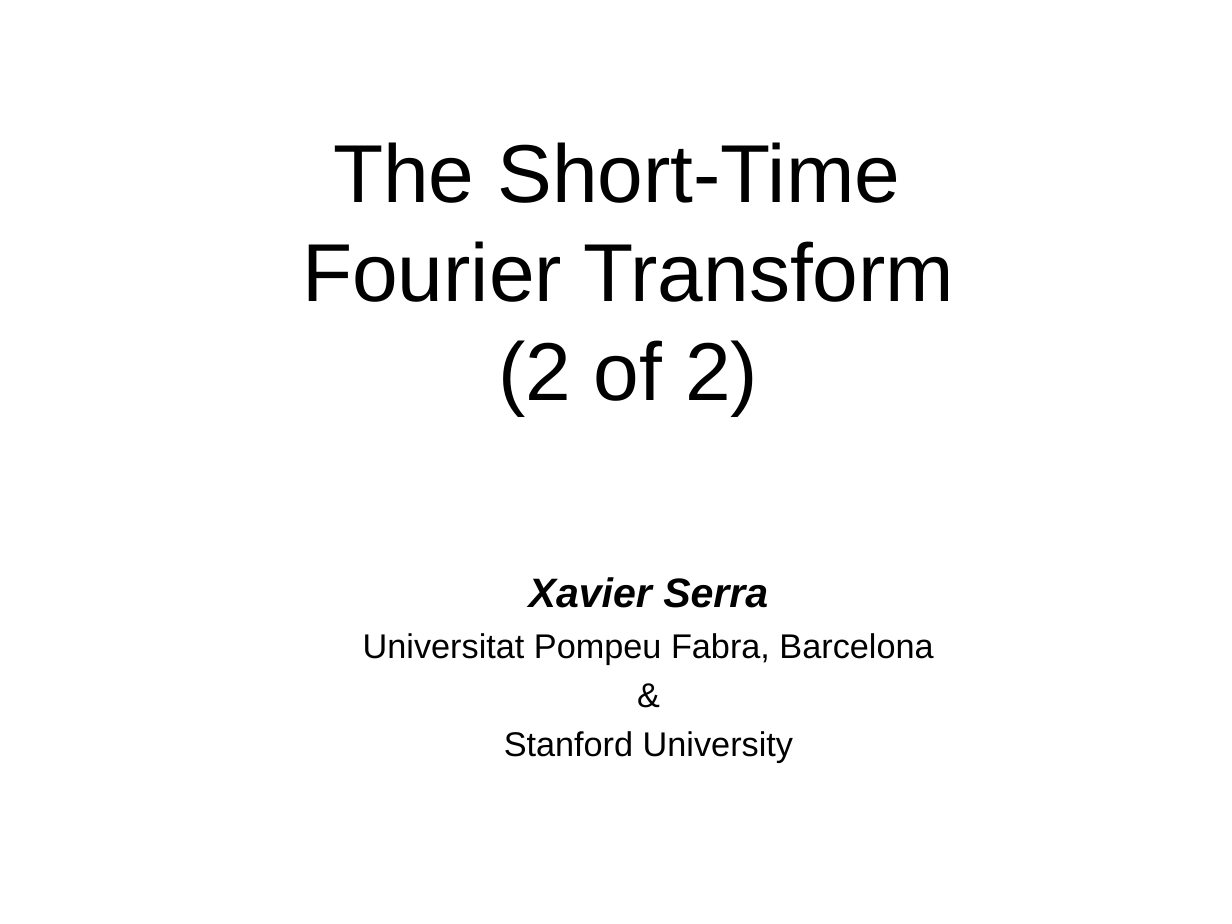
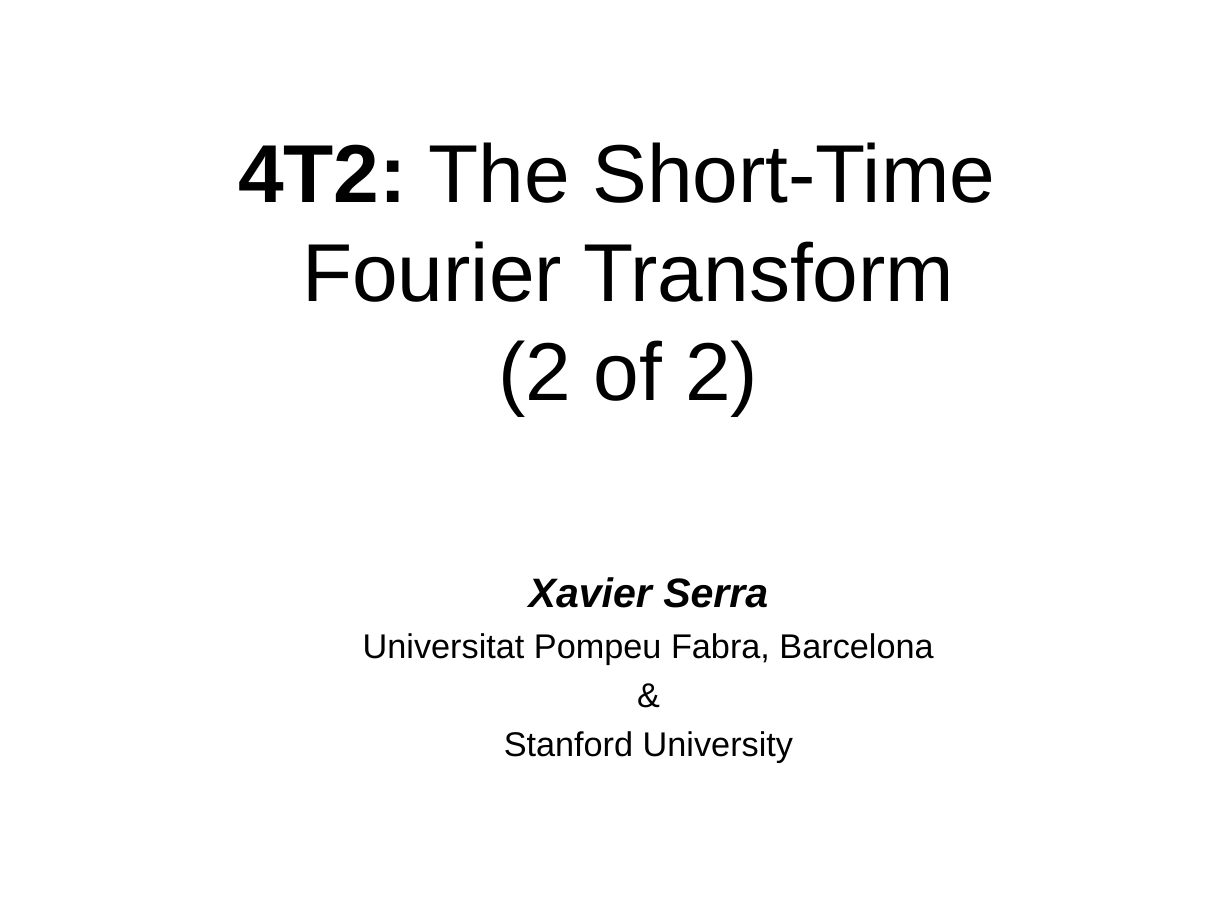
Before and after one commit to MTG/sms-tools, a slide deck: slide 18 of lectures/4-STFT/4T2-STFT-2.odp. Drawn at 1232x924 pixels with LibreOffice and Linux fonts; fonts in the diff are those of the drawing. Boxes give left, top, right and bottom in pixels: in the first picture for what was removed or moved away, otherwise in the second. Text is boxed around its words. In the diff, an @@ line names an element or a change of style, - is before the commit and + after.

Commit message:
changes to code of lecture 4

```diff
--- a/lectures/4-STFT/4T2-STFT-2.odp
+++ b/lectures/4-STFT/4T2-STFT-2.odp
@@ title at [238,142,995,415]: text changed @@
-The Short-Time
-Fourier Transform
-(2 of 2)
+4T2: The Short-Time
+Fourier Transform
+(2 of 2)
```
Also in this commit, not shown: 3 other slides changed, 9 other files.
